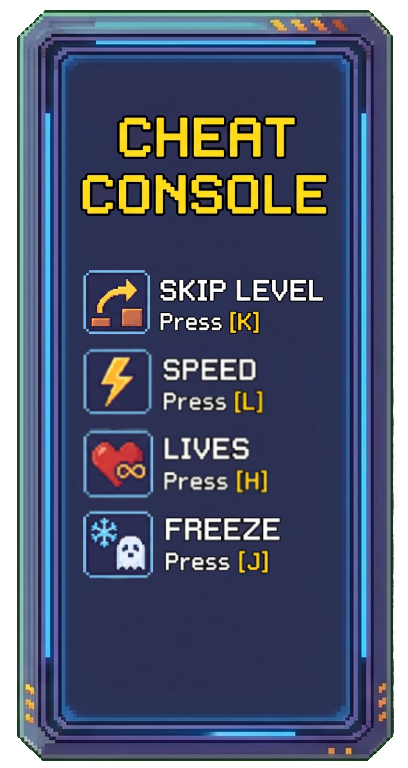
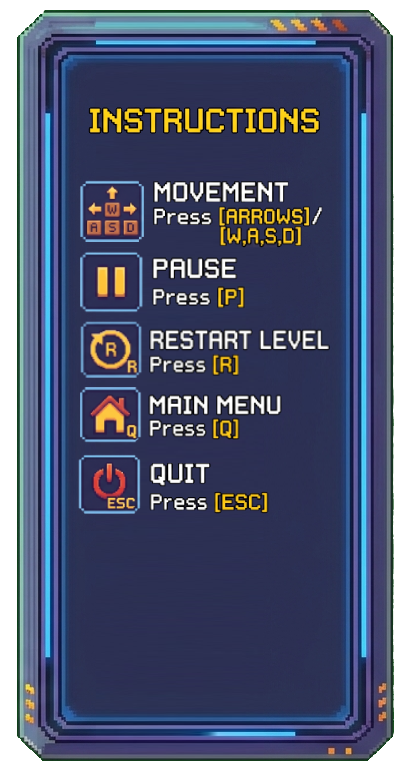
The second 408x768 image is a revision of the first. Changes to its layers:
added layer "Layer 12" above "Layer 11" over [left=88, top=107, right=320, bottom=134]
added layer "Layer 11" above "Layer 10" over [left=80, top=180, right=324, bottom=248]
added layer "Layer 10" above "Layer 9" over [left=80, top=321, right=330, bottom=378]
added layer "Layer 9" above "Layer 8" over [left=80, top=387, right=282, bottom=443]
added layer "Layer 8" above "Layer 7" over [left=78, top=454, right=269, bottom=514]
added layer "Layer 7" above "Folder 3" over [left=80, top=251, right=245, bottom=313]
added group "Folder 3" with 8 layers above "Background" over [left=80, top=115, right=329, bottom=579]
hid group "Folder 2" (2 layers), moved it into group "Folder 3" over [left=80, top=115, right=329, bottom=216]
hid group "Folder 1" (4 layers), moved it into group "Folder 3" over [left=83, top=270, right=324, bottom=579]
